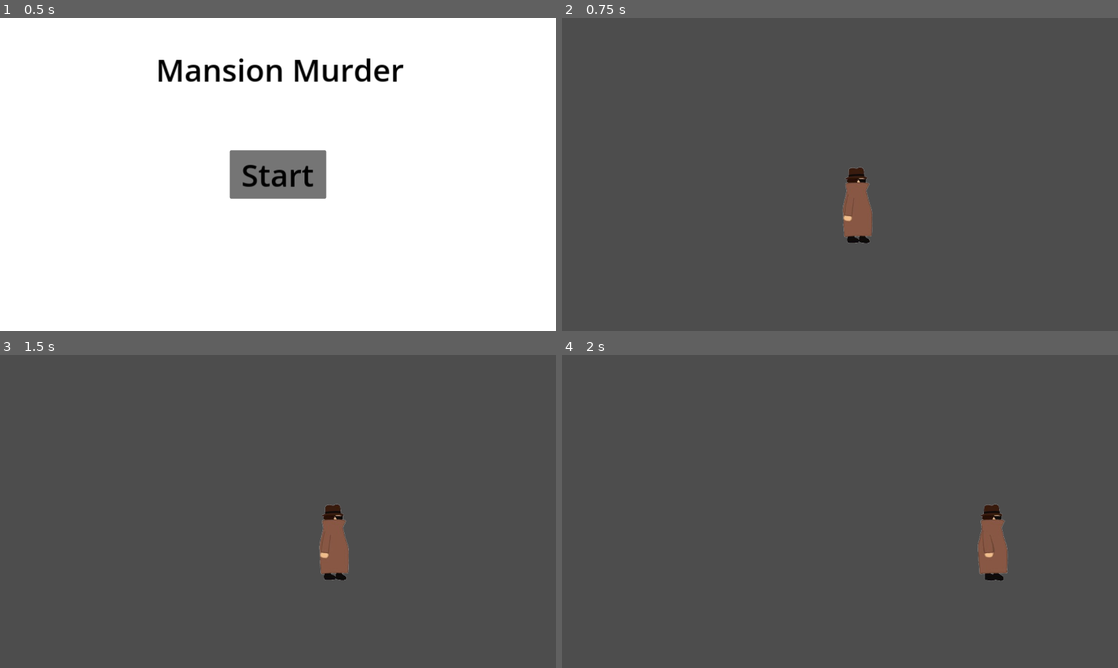
Above: before the commit, frames 1-4 (two rows, left to right).
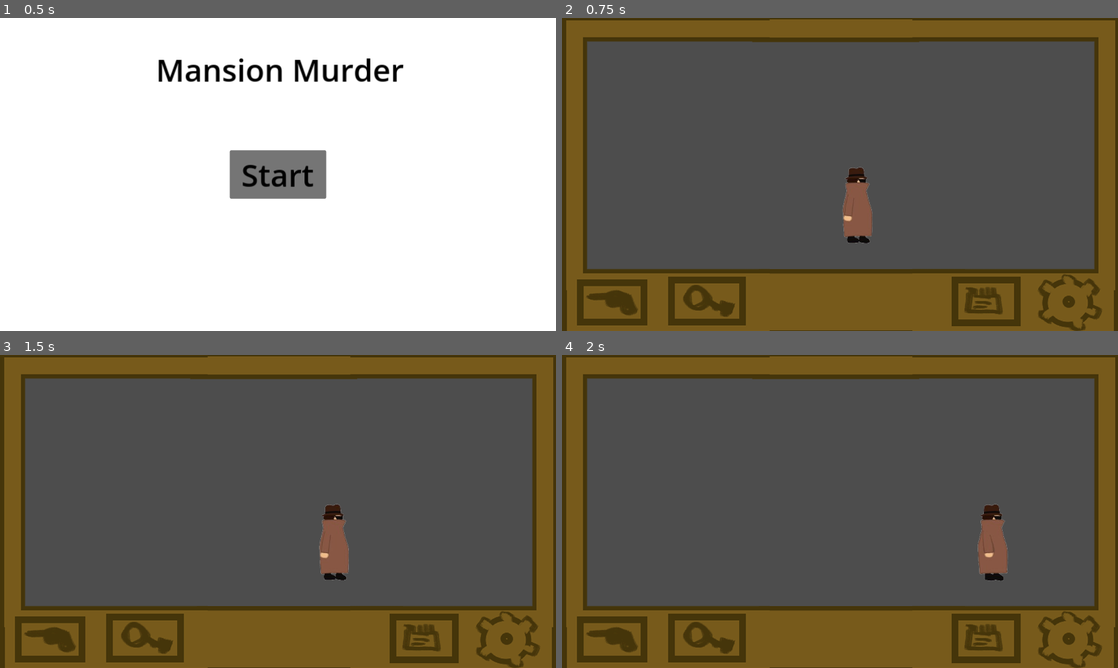
Above: after the commit, the same moments.

Repository: AsilbekNorboev/mansion_murder
Game: Godot game, scene res://main.tscn
Two runs of this game, one before a commit and one after it. Both use one fixed random seed, a clock stepped at 60 frames per second and the inputs below.
Inputs:
- Up to frame 1 (0.5 s): no input
- Up to frame 2 (0.75 s): click "Start" at 0.5 s
- Up to frame 3 (1.5 s): tap Enter at 1.25 s; hold Right (move_right) from 1.28 s (still down)
- Up to frame 4 (2 s): keep holding Right (move_right)

Frame 1 is identical in both runs. In frame 2, 34% of the frame differs, in the area x 0-100%, y 0-100%; in frame 3, 34%; in frame 4, 34%.

Commit message:
Border HUD + Start Screen

Diff:
--- /dev/null
+++ b/mansionmurder/general_border_ui.gd
@@ -0,0 +1 @@
+extends CanvasLayer
--- /dev/null
+++ b/mansionmurder/general_border_ui.tscn
@@ -0,0 +1,13 @@
+[gd_scene load_steps=3 format=3 uid="uid://c2odsqnk5uwi5"]
+
+[ext_resource type="Texture2D" uid="uid://crqsdke0v1ugm" path="res://art/tempborder.png" id="1_4waiq"]
+[ext_resource type="Script" path="res://general_border_ui.gd" id="1_ufin5"]
+
+[node name="GeneralBorderUI" type="CanvasLayer"]
+layer = 2
+script = ExtResource("1_ufin5")
+
+[node name="Sprite2D" type="Sprite2D" parent="."]
+position = Vector2(576, 327)
+scale = Vector2(1.00521, 1.01543)
+texture = ExtResource("1_4waiq")
--- a/mansionmurder/hud.gd
+++ /dev/null
@@ -1,10 +0,0 @@
-extends CanvasLayer
-
-# Notifies `Main` node that the button has been pressed
-signal start_game
-
-func _on_start_button_pressed():
-	$StartButton.hide()
-	$Title.hide()
-	$Background.hide()
-	start_game.emit()
--- a/mansionmurder/main.tscn
+++ b/mansionmurder/main.tscn
@@ -1,8 +1,9 @@
-[gd_scene load_steps=4 format=3 uid="uid://bn2p7yfkhaqj7"]
+[gd_scene load_steps=5 format=3 uid="uid://bn2p7yfkhaqj7"]
 
 [ext_resource type="PackedScene" uid="uid://bwe652b7ab8bp" path="res://player.tscn" id="1_dh5pg"]
 [ext_resource type="Script" path="res://main.gd" id="1_nxplu"]
-[ext_resource type="PackedScene" uid="uid://ddeafgqttv4tg" path="res://hud.tscn" id="3_mfopj"]
+[ext_resource type="PackedScene" uid="uid://defoy0ue545oq" path="res://startscreen.tscn" id="3_21j5v"]
+[ext_resource type="PackedScene" uid="uid://c2odsqnk5uwi5" path="res://general_border_ui.tscn" id="4_4sgwi"]
 
 [node name="main" type="Node2D"]
 script = ExtResource("1_nxplu")
@@ -10,6 +11,6 @@
 [node name="Player" parent="." instance=ExtResource("1_dh5pg")]
 position = Vector2(611, 392)
 
-[node name="HUD" parent="." instance=ExtResource("3_mfopj")]
+[node name="StartScreen" parent="." instance=ExtResource("3_21j5v")]
 
-[connection signal="start_game" from="HUD" to="." method="new_game"]
+[node name="GeneralBorderUI" parent="." instance=ExtResource("4_4sgwi")]
--- a/mansionmurder/hud.tscn
+++ b/mansionmurder/startscreen.tscn
@@ -1,11 +1,23 @@
-[gd_scene load_steps=3 format=3 uid="uid://ddeafgqttv4tg"]
+[gd_scene load_steps=3 format=3 uid="uid://defoy0ue545oq"]
 
-[ext_resource type="Script" path="res://hud.gd" id="1_bjx3b"]
+[sub_resource type="GDScript" id="GDScript_s1016"]
+script/source = "extends CanvasLayer
+
+# Notifies `Main` node that the button has been pressed
+signal start_game
+
+func _on_start_button_pressed():
+	$StartButton.hide()
+	$Title.hide()
+	$Background.hide()
+	start_game.emit()
+"
 
 [sub_resource type="CanvasTexture" id="CanvasTexture_okf4m"]
 
-[node name="HUD" type="CanvasLayer"]
-script = ExtResource("1_bjx3b")
+[node name="StartScreen" type="CanvasLayer"]
+layer = 3
+script = SubResource("GDScript_s1016")
 
 [node name="StartButton" type="Button" parent="."]
 anchors_preset = 8
Binary file added: mansionmurder/art/tempborder.png
Not shown, added: mansionmurder/art/tempborder.png.import
